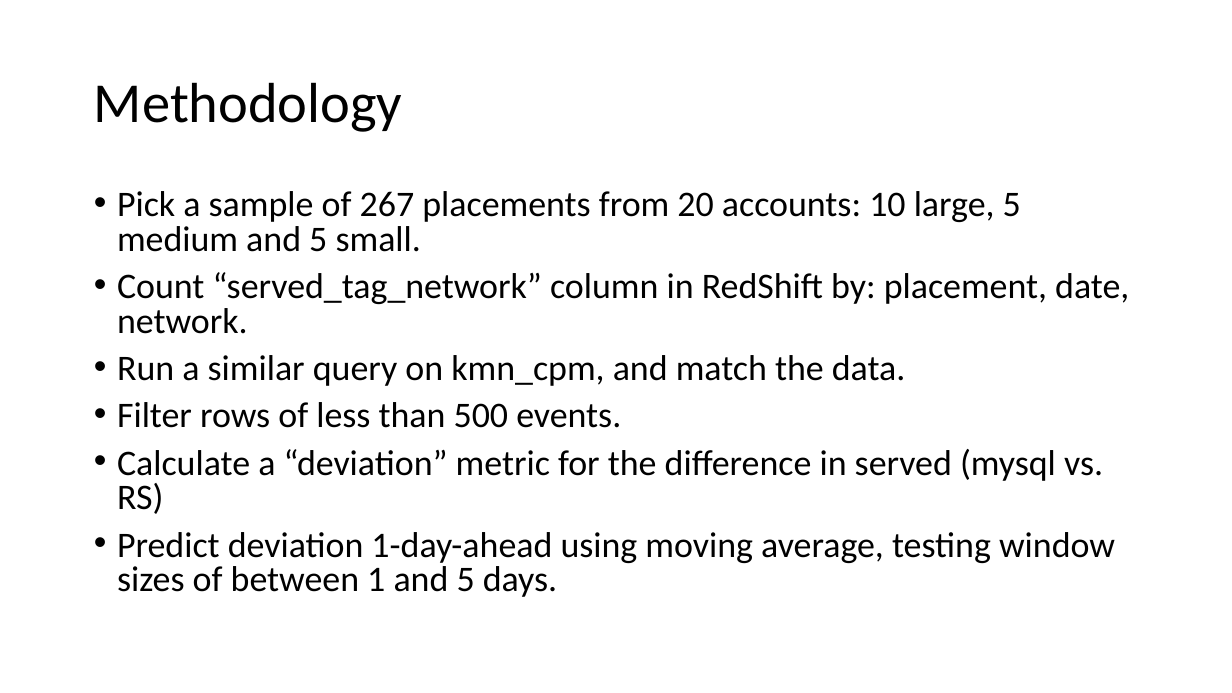
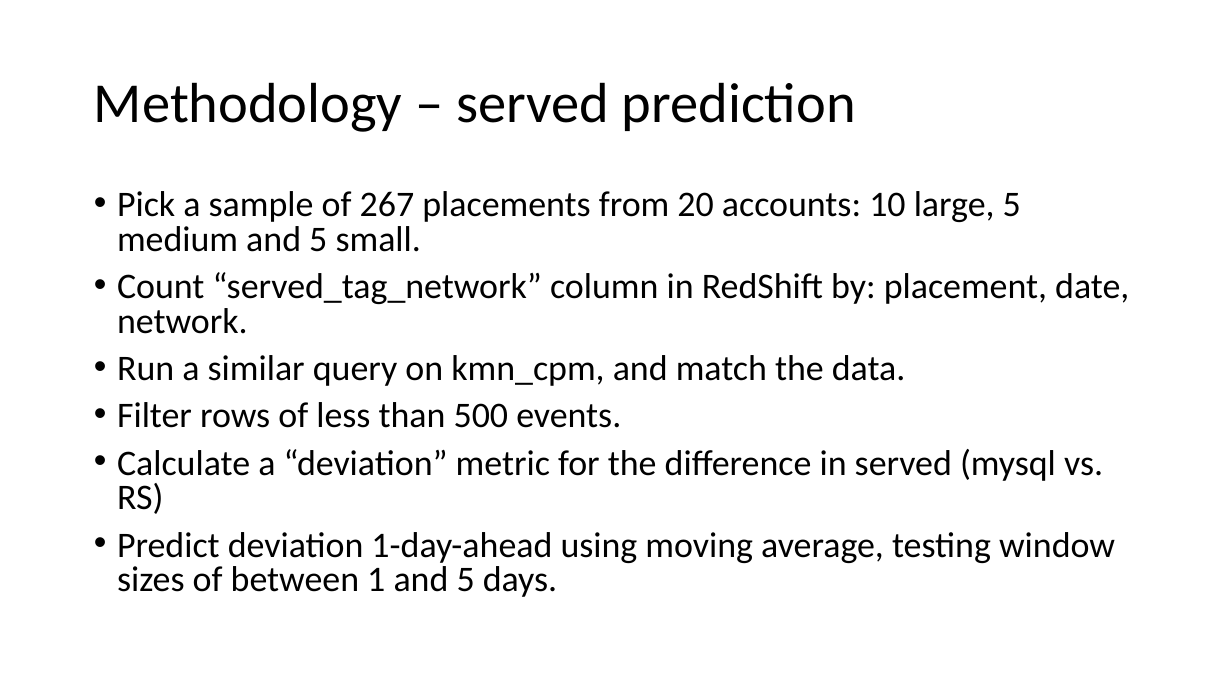
Before and after one commit to shahar-siegman/old_projects, a slide deck: slide 1 of RedShift/PublisherReport/served 1-day prediction using redshift data.pptx. Drawn at 1232x693 pixels with LibreOffice and Linux fonts; fonts in the diff are those of the drawing. Boxes give left, top, right and bottom in pixels: in the first picture for what was removed or moved away, otherwise in the second. Text is boxed around its words. In the diff, an @@ line names an element or a change of style, - is before the commit and + after.

```diff
--- a/RedShift/PublisherReport/served 1-day prediction using redshift data.pptx
+++ b/RedShift/PublisherReport/served 1-day prediction using redshift data.pptx
@@ title at bbox=[94, 82, 856, 132]: text changed @@
-Methodology
+Methodology – served prediction
```
Also in this commit, not shown: 6 other slides changed, 6 slides added, 1 slide removed, 9 other files.
